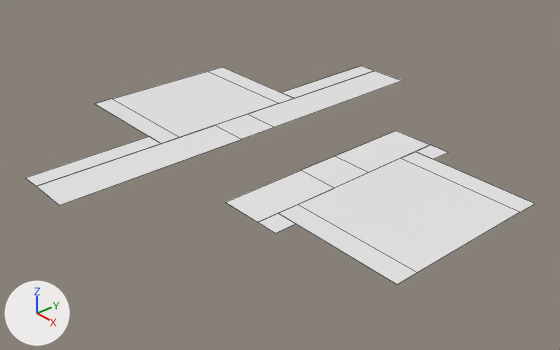
Two versions of the Blender file Assets/Meshes/CircuitElements/Cell.blend, one commit apart.
Rendered twice from a 50 mm camera at (1.159, -1.029, 0.766) aimed at (0.011, -0.031, -0.054). The axes (+X, +Y, +Z) are drawn at lower left. The lights are the same throughout. Mesh edges are drawn as thin lines.

Objects in the first picture: 'Nodes', 'Outline', 'Wire'.
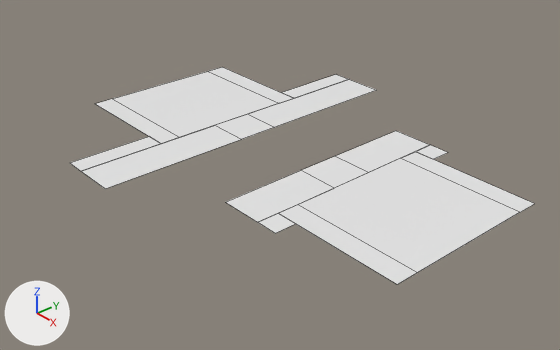
What differs and where, as boxes (x1, y1, x2, y2) in the pictures (560 x 350 px; the box of a moved part takes in the faces that stretch with it):
'Nodes', reshaped (11% narrower)
    before: (36, 71, 429, 222)
    after: (81, 79, 429, 222)
'Outline', reshaped (9% narrower)
    before: (26, 66, 534, 284)
    after: (70, 67, 534, 284)
part 1 of me_plane_002, moved or reshaped
    before: (282, 66, 374, 98)
    after: (282, 74, 349, 98)
part 2 of me_plane_002, moved or reshaped
    before: (26, 137, 161, 186)
    after: (70, 137, 161, 171)
part 3 of me_plane_001, moved or reshaped
    before: (249, 71, 402, 127)
    after: (249, 79, 376, 127)
part 4 of me_plane_001, moved or reshaped
    before: (36, 126, 241, 205)
    after: (81, 126, 241, 189)

What changed in the scene script:
```text
Change me_plane_002:
    where me_plane_002.from_pydata(...)  # 28 vertices, 8 faces; spans x -0.5..0.5, y -0.167..0.167, z 0.0
    used by ob_outline; location = (0.0, 0.0, 0.0); scale = (1.0, 3.0, 1.0)
    me_plane_002 part 1
    me_plane_002.vertices[16].co: (-0.25, 0.167, 0.0) -> (-0.25, 0.133, 0.0)  # pixel (361, 65) -> pixel (336, 74)
    me_plane_002.vertices[17].co: (-0.2, 0.167, 0.0) -> (-0.2, 0.133, 0.0)  # pixel (374, 70) -> pixel (349, 79)
    me_plane_002 part 2
    me_plane_002.vertices[18].co: (-0.25, -0.167, 0.0) -> (-0.25, -0.133, 0.0)  # pixel (25, 177) -> pixel (69, 162)
    me_plane_002.vertices[19].co: (-0.2, -0.167, 0.0) -> (-0.2, -0.133, 0.0)  # pixel (36, 186) -> pixel (80, 171)
Change me_plane_001:
    where me_plane_001.from_pydata(...)  # 16 vertices, 6 faces; spans x -0.2..0.2, y -0.5..0.5, z 0.0
    used by ob_nodes; location = (0.0, 0.0, 0.0)
    me_plane_001 part 3
    me_plane_001.vertices[0].co: (-0.2, 0.5, 0.0) -> (-0.2, 0.4, 0.0)  # pixel (374, 70) -> pixel (349, 79)
    me_plane_001.vertices[1].co: (-0.1, 0.5, 0.0) -> (-0.1, 0.4, 0.0)  # pixel (402, 80) -> pixel (376, 90)
    me_plane_001 part 4
    me_plane_001.vertices[4].co: (-0.1, -0.5, 0.0) -> (-0.1, -0.4, 0.0)  # pixel (59, 205) -> pixel (105, 188)
    me_plane_001.vertices[5].co: (-0.2, -0.5, 0.0) -> (-0.2, -0.4, 0.0)  # pixel (36, 186) -> pixel (80, 171)
```
